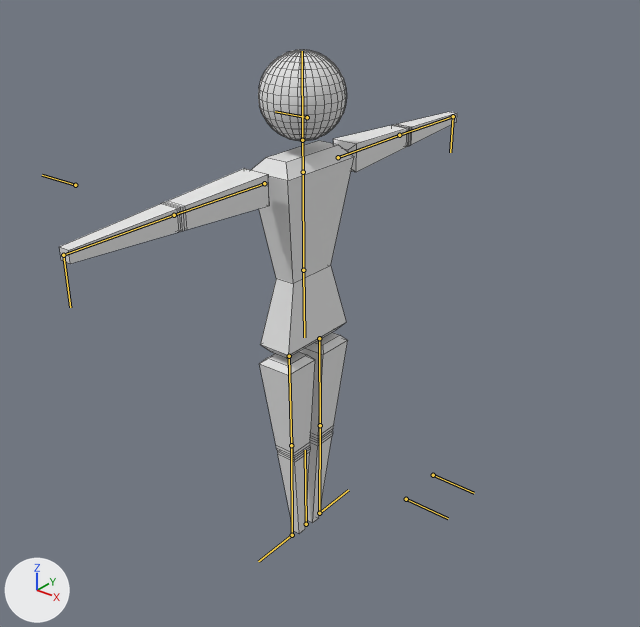
The Blender file 3DGameAssets/Player.blend, before and after one commit.
Before and after are seen from a camera (50 mm lens) standing at (0.702, -0.843, 0.893) and looking at (0.075, -0.059, 0.407). Arrows for +X, +Y and +Z are at lower left; the lights stay in place. The bones that bend it are drawn over the model as lines. Mesh edges are drawn as thin lines.

Objects in the first picture: 'Player_Mesh'.
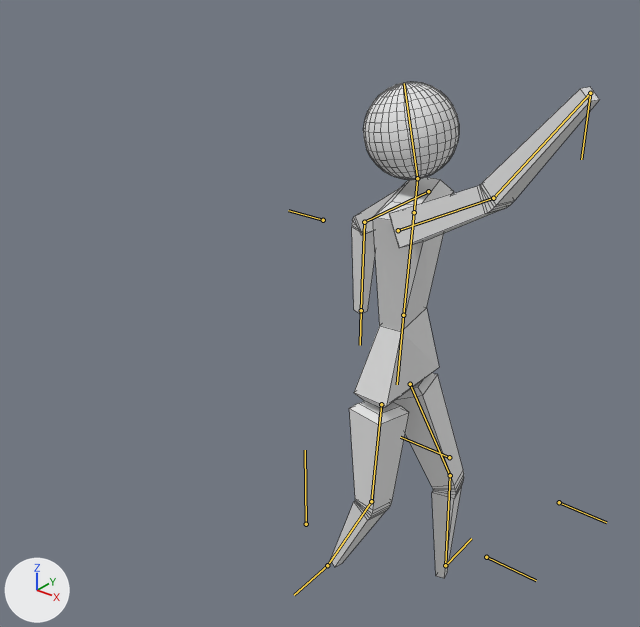
The newer file adds an action. The first version stands in its rest pose; the second is drawn at frame 51 of the action 'P_Activate'.

Location of each change, (x1, y1, x2, y2) in pixels of the pictures (640 x 627 px):
'Player_Mesh', posed (32% narrower): before (60, 50, 457, 534); after (330, 82, 600, 578)
bone 'Torso', root to tip: before (303, 270) to (303, 172); after (403, 315) to (414, 212)
bone 'Head', root to tip: before (302, 140) to (302, 51); after (417, 178) to (404, 83)
bone 'Hips', root to tip: before (303, 270) to (304, 337); after (403, 315) to (397, 384)
bone 'RKnee', root to tip: before (406, 499) to (448, 518); after (486, 557) to (536, 580)
bone 'RFootIK', root to tip: before (292, 535) to (258, 561); after (327, 565) to (294, 595)
bone 'RHandIK', root to tip: before (63, 255) to (70, 307); after (590, 93) to (581, 159)
bone 'RElbow', root to tip: before (75, 185) to (42, 175); after (449, 457) to (400, 437)
bone 'LKnee', root to tip: before (433, 475) to (474, 493); after (559, 502) to (606, 522)
bone 'LFootIK', root to tip: before (319, 513) to (348, 490); after (445, 565) to (471, 538)
bone 'LHandIK', root to tip: before (453, 116) to (450, 152); after (361, 310) to (360, 345)
bone 'LElbow', root to tip: before (307, 117) to (275, 111); after (323, 220) to (288, 210)

What changed in the scene script:
```text
Change bone_torso:
    where bone_torso = bpy.data.objects['Player_Arma'].pose.bones['Torso']  # child of 'Root'
    bone_torso.location: (0.0, 0.0, 0.0) -> (0.161, -0.017, 0.0)
    bone_torso.rotation_quaternion: (1.0, 0.0, 0.0, 0.0) -> (0.986, -0.003, 0.166, -0.026)  # degrees (0, 0, 0) -> degrees (-1, 19, -3)
Change bone_head:
    where bone_head = bpy.data.objects['Player_Arma'].pose.bones['Head']  # child of 'Neck'
    bone_head.rotation_quaternion: (1.0, 0.0, 0.0, 0.0) -> (0.987, -0.008, -0.096, 0.128)  # degrees (0, 0, 0) -> degrees (-2, -11, 15)
Change bone_hips:
    where bone_hips = bpy.data.objects['Player_Arma'].pose.bones['Hips']  # child of 'Torso'
    bone_hips.rotation_quaternion: (1.0, 0.0, 0.0, 0.0) -> (0.987, 0.002, 0.163, -0.005)  # degrees (0, 0, 0) -> degrees (0, 19, -1)
Change bone_rknee:
    where bone_rknee = bpy.data.objects['Player_Arma'].pose.bones['RKnee']  # child of 'Root'
    bone_rknee.location: (0.0, 0.0, 0.0) -> (0.043, 0.143, 0.01)
Change bone_rfootik:
    where bone_rfootik = bpy.data.objects['Player_Arma'].pose.bones['RFootIK']  # child of 'Root'
    bone_rfootik.location: (0.0, 0.0, 0.0) -> (-0.084, 0.02, 0.0)
Change bone_rhandik:
    where bone_rhandik = bpy.data.objects['Player_Arma'].pose.bones['RHandIK']  # child of 'Root'
    bone_rhandik.location: (0.0, 0.0, 0.0) -> (0.408, -0.169, 0.257)
Change bone_relbow:
    where bone_relbow = bpy.data.objects['Player_Arma'].pose.bones['RElbow']  # child of 'Root'
    bone_relbow.location: (0.0, 0.0, 0.0) -> (0.122, -0.468, -0.259)
Change bone_lknee:
    where bone_lknee = bpy.data.objects['Player_Arma'].pose.bones['LKnee']  # child of 'Root'
    bone_lknee.location: (0.0, 0.0, 0.0) -> (-0.049, 0.162, 0.002)
Change bone_lfootik:
    where bone_lfootik = bpy.data.objects['Player_Arma'].pose.bones['LFootIK']  # child of 'Root'
    bone_lfootik.location: (0.0, 0.0, 0.0) -> (0.003, 0.024, 0.216)
Change bone_lhandik:
    where bone_lhandik = bpy.data.objects['Player_Arma'].pose.bones['LHandIK']  # child of 'Root'
    bone_lhandik.location: (0.0, 0.0, 0.0) -> (0.009, 0.241, -0.248)
Change bone_lelbow:
    where bone_lelbow = bpy.data.objects['Player_Arma'].pose.bones['LElbow']  # child of 'Root'
    bone_lelbow.location: (0.0, 0.0, 0.0) -> (-0.092, -0.105, -0.119)
```
